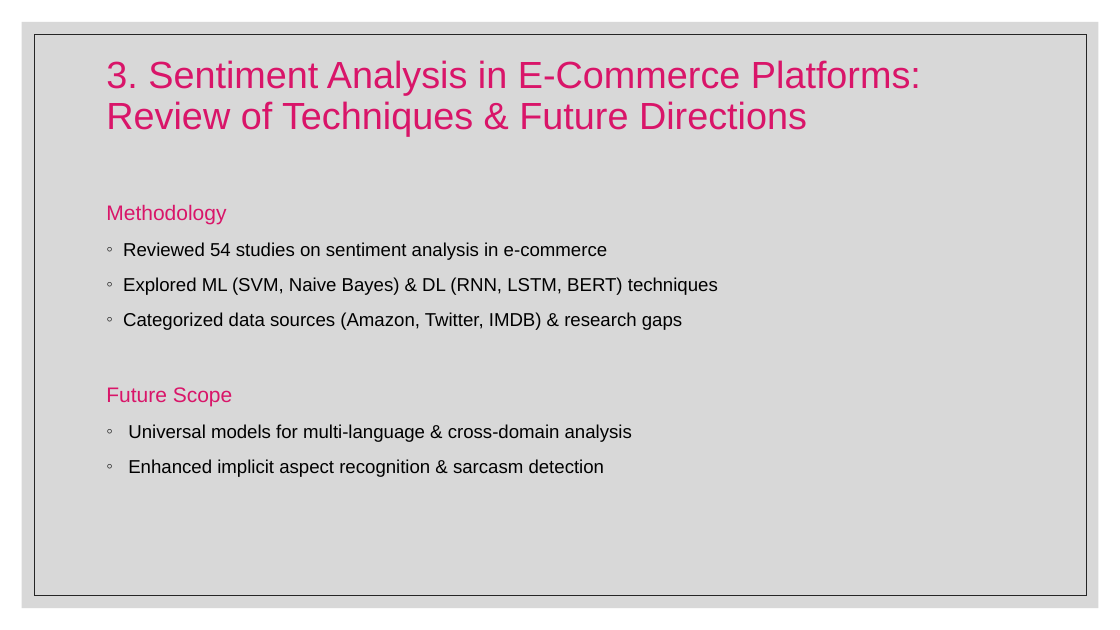
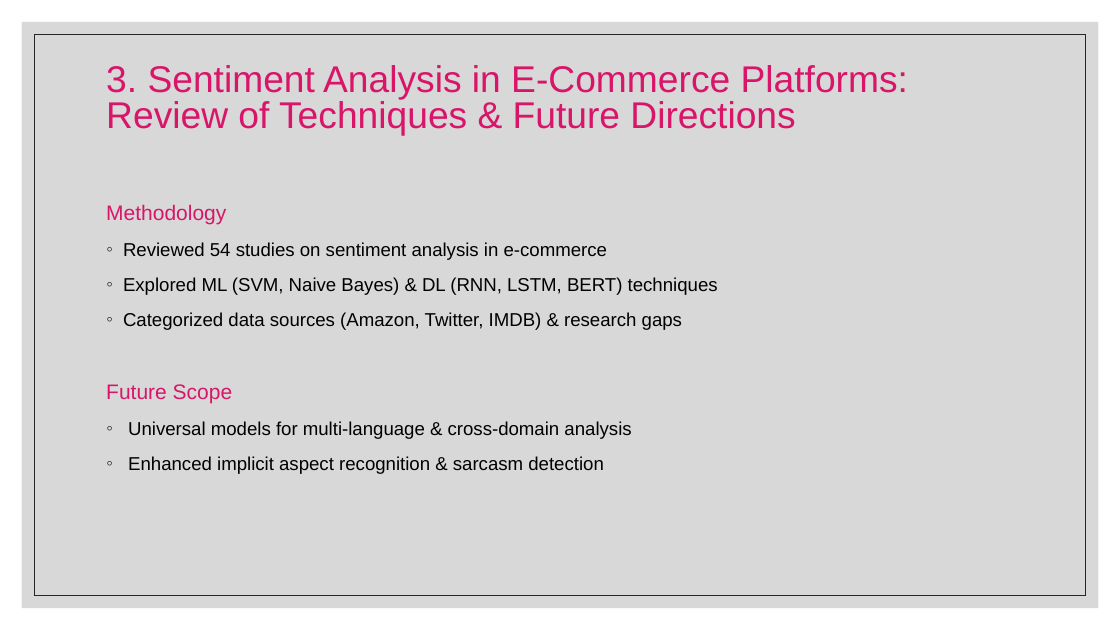
Before and after one commit to ajaykn04/SwiftBuy, a slide deck: slide 6 of The Future of Online Shopping.pptx. Drawn at 1120x630 pixels with LibreOffice and Linux fonts; fonts in the diff are those of the drawing. Boxes give left, top, right and bottom in pixels: in the first picture for what was removed or moved away, otherwise in the second. Text is boxed around its words. In the diff, an @@ line names an element or a change of style, - is before the commit and + after.

```diff
--- a/The Future of Online Shopping.pptx
+++ b/The Future of Online Shopping.pptx
@@ rectangle at [34, 34, 1086, 596]: outline #262626 0.5 pt to #262626 0.51 pt @@
@@ text "3. Sentiment Analysis in E-Commerce ..." at [106, 65, 908, 136]: size 32.4 to 31.9 pt; line spacing 0.9 to 0.8 @@
```
Also in this commit, not shown: 14 other slides changed, 4 slides added, 2 slides removed.
